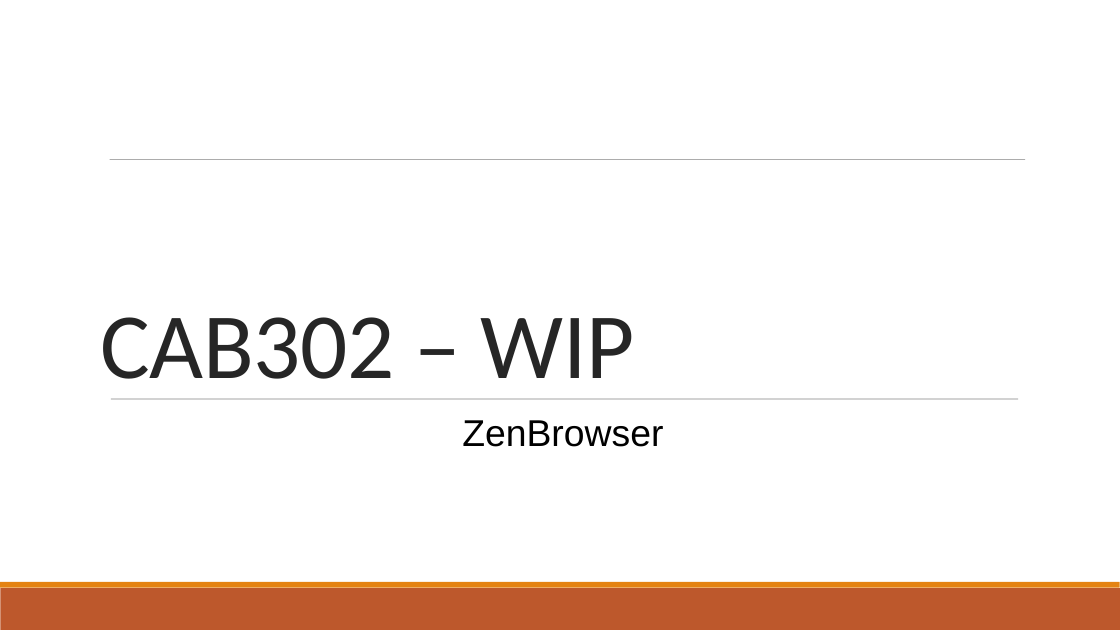
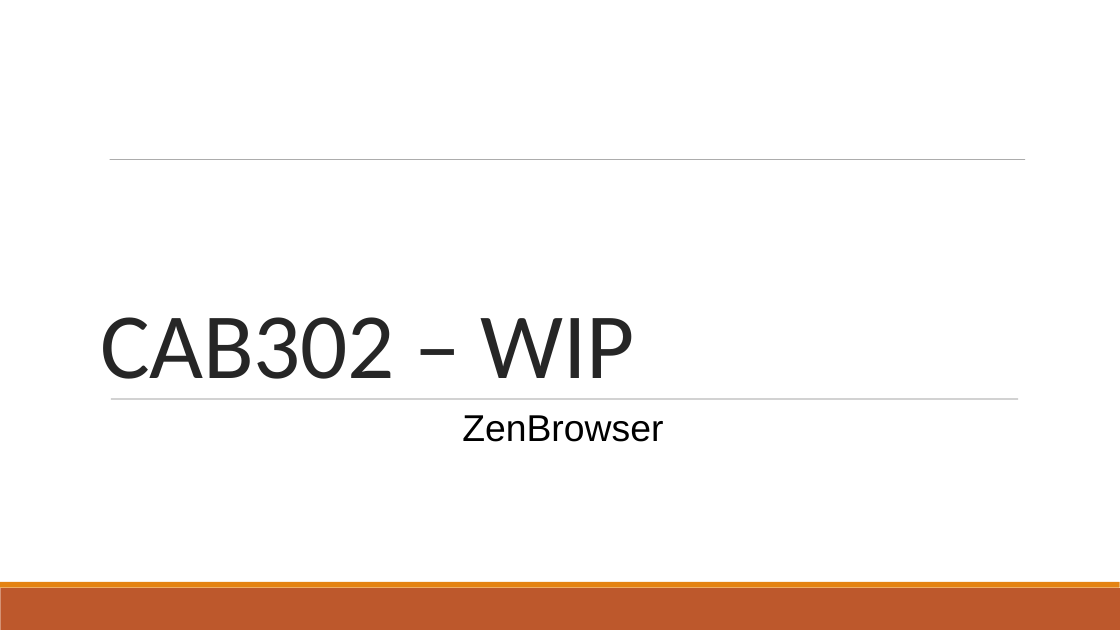
Before and after one commit to LagMechanic/CAB302_WIP, a slide deck: slide 1 of Documents/Presentation.pptx. Drawn at 1120x630 pixels with LibreOffice and Linux fonts; fonts in the diff are those of the drawing. Boxes give left, top, right and bottom in pixels: in the first picture for what was removed or moved away, otherwise in the second. Text is boxed around its words. In the diff, an @@ line names an element or a change of style, - is before the commit and + after.

```diff
--- a/Documents/Presentation.pptx
+++ b/Documents/Presentation.pptx
@@ subtitle "ZenBrowser" at box(462, 415, 663, 442): indent changed; line spacing 1 to 0.9; more space between paragraphs @@
```
Also in this commit, not shown: 5 other slides changed, 3 slides added, 1 slide removed.
